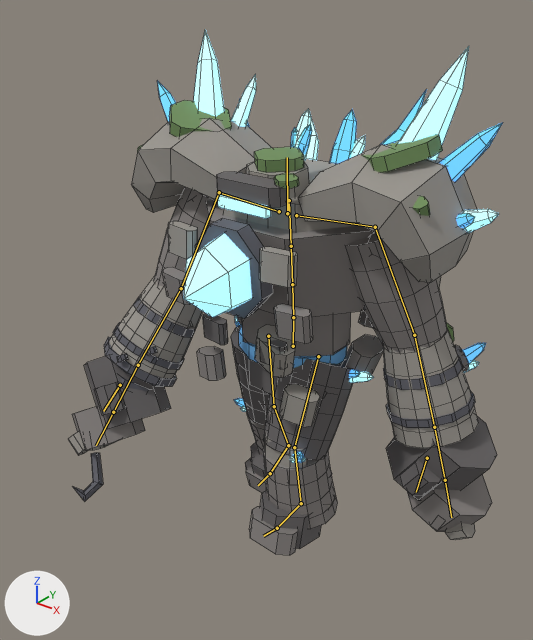
The Blender file art/champions/bastion/bastion.blend: old version first, new version second.
Before and after are seen from a 50 mm lens placed at (1.94, -2.64, 2.67), pointed at (-0.04, -0.16, 1.13). Arrows for +X, +Y and +Z are at lower left; the lights stay in place. The first picture is the older version. Both versions are drawn at frame 28 of the action 'walk'; the numbers are the values there. The bones that bend it are drawn over the model as lines. Mesh edges are drawn as thin lines.

Names of what the first picture shows: 'bastion.001'.
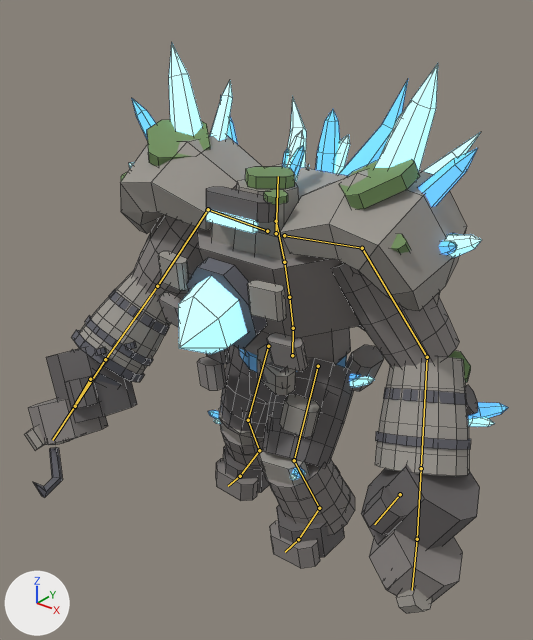
Patch to the scene script:
```diff
--- a/art/champions/bastion/bastion.blend.py
+++ b/art/champions/bastion/bastion.blend.py
@@ bone_pelvis @@
 bone_pelvis = bpy.data.objects['bastion'].pose.bones['pelvis']  # child of 'root'
-bone_pelvis.location = (0.0, 0.0, 0.0)
+bone_pelvis.location = (0.0, -0.056, 0.0)
@@ bone_spine_01 @@
 bone_spine_01 = bpy.data.objects['bastion'].pose.bones['spine_01']  # child of 'pelvis'
-bone_spine_01.rotation_quaternion = (1.0, 0.026, 0.009, 0.0)  # degrees (3, 1, 0)
+bone_spine_01.rotation_quaternion = (0.996, 0.087, 0.014, -0.001)  # degrees (10, 2, 0)
@@ bone_spine_02 @@
 bone_spine_02 = bpy.data.objects['bastion'].pose.bones['spine_02']  # child of 'spine_01'
-bone_spine_02.rotation_quaternion = (1.0, 0.017, 0.026, 0.0)  # degrees (2, 3, 0)
+bone_spine_02.rotation_quaternion = (1.0, 0.026, 0.012, 0.0)  # degrees (3, 1, 0)
@@ bone_chest @@
 bone_chest = bpy.data.objects['bastion'].pose.bones['chest']  # child of 'spine_02'
-bone_chest.rotation_quaternion = (1.0, 0.0, 0.0, 0.0)  # degrees (0, 0, 0)
+bone_chest.rotation_quaternion = (0.999, 0.035, 0.0, 0.0)  # degrees (4, 0, 0)
@@ bone_head @@
 bone_head = bpy.data.objects['bastion'].pose.bones['head']  # child of 'neck'
-bone_head.rotation_quaternion = (1.0, -0.026, 0.0, 0.0)  # degrees (-3, 0, 0)
+bone_head.rotation_quaternion = (0.985, -0.174, 0.0, 0.0)  # degrees (-20, 0, 0)
@@ bone_upperarm_l @@
 bone_upperarm_l = bpy.data.objects['bastion'].pose.bones['upperarm_l']  # child of 'clavicle_l'
-bone_upperarm_l.rotation_quaternion = (0.962, -0.062, 0.0, -0.266)  # degrees (-7, -2, -31)
+bone_upperarm_l.rotation_quaternion = (0.989, 0.064, 0.0, -0.136)  # degrees (7, 1, -16)
@@ bone_forearm_l @@
 bone_forearm_l = bpy.data.objects['bastion'].pose.bones['forearm_l']  # child of 'upperarm_l'
-bone_forearm_l.rotation_quaternion = (1.0, 0.019, 0.0, -0.015)  # degrees (2, 0, -2)
+bone_forearm_l.rotation_quaternion = (0.965, 0.25, 0.0, -0.083)  # degrees (29, 2, -9)
@@ bone_upperarm_r @@
 bone_upperarm_r = bpy.data.objects['bastion'].pose.bones['upperarm_r']  # child of 'clavicle_r'
-bone_upperarm_r.rotation_quaternion = (0.951, 0.179, 0.0, 0.251)  # degrees (20, -5, 29)
+bone_upperarm_r.rotation_quaternion = (0.972, 0.214, 0.0, 0.1)  # degrees (25, -2, 11)
@@ bone_forearm_r @@
 bone_forearm_r = bpy.data.objects['bastion'].pose.bones['forearm_r']  # child of 'upperarm_r'
-bone_forearm_r.rotation_quaternion = (0.998, 0.056, 0.0, -0.007)  # degrees (6, 0, -1)
+bone_forearm_r.rotation_quaternion = (0.975, 0.216, 0.0, 0.054)  # degrees (25, -1, 6)
@@ bone_thigh_l @@
 bone_thigh_l = bpy.data.objects['bastion'].pose.bones['thigh_l']  # child of 'pelvis'
-bone_thigh_l.rotation_quaternion = (0.982, 0.191, -0.004, 0.0)  # degrees (22, 0, 0)
+bone_thigh_l.rotation_quaternion = (0.945, 0.315, 0.0, 0.092)  # degrees (37, -3, 10)
@@ bone_calf_l @@
 bone_calf_l = bpy.data.objects['bastion'].pose.bones['calf_l']  # child of 'thigh_l'
-bone_calf_l.rotation_quaternion = (0.982, -0.191, 0.004, 0.0)  # degrees (-22, 0, 0)
+bone_calf_l.rotation_quaternion = (0.901, -0.434, 0.0, -0.005)  # degrees (-51, 0, 0)
@@ bone_foot_l @@
 bone_foot_l = bpy.data.objects['bastion'].pose.bones['foot_l']  # child of 'calf_l'
-bone_foot_l.rotation_quaternion = (0.996, 0.087, 0.0, 0.0)  # degrees (10, 0, 0)
+bone_foot_l.rotation_quaternion = (0.995, 0.09, 0.0, -0.049)  # degrees (10, 0, -6)
@@ bone_thigh_r @@
 bone_thigh_r = bpy.data.objects['bastion'].pose.bones['thigh_r']  # child of 'pelvis'
-bone_thigh_r.rotation_quaternion = (0.996, -0.087, -0.002, 0.0)  # degrees (-10, 0, 0)
+bone_thigh_r.rotation_quaternion = (0.996, 0.058, 0.0, -0.074)  # degrees (7, 0, -9)
@@ bone_calf_r @@
 bone_calf_r = bpy.data.objects['bastion'].pose.bones['calf_r']  # child of 'thigh_r'
-bone_calf_r.rotation_quaternion = (0.999, -0.052, -0.001, 0.0)  # degrees (-6, 0, 0)
+bone_calf_r.rotation_quaternion = (0.974, -0.228, 0.0, -0.008)  # degrees (-26, 0, -1)
@@ bone_foot_r @@
 bone_foot_r = bpy.data.objects['bastion'].pose.bones['foot_r']  # child of 'calf_r'
-bone_foot_r.rotation_quaternion = (1.0, 0.017, 0.0, 0.0)  # degrees (2, 0, 0)
+bone_foot_r.rotation_quaternion = (0.986, 0.153, 0.0, 0.066)  # degrees (18, -1, 8)
```

Location of each change, (x1, y1, x2, y2) in pixels of the pictures (533 x 640 px):
'bastion.001', posed (12% wider, 8% taller): before (69, 29, 503, 555); after (24, 43, 509, 613)
bone 'pelvis', root to tip: before (293, 346) to (293, 317); after (292, 355) to (293, 328)
bone 'spine_01', root to tip: before (293, 317) to (292, 284); after (293, 328) to (289, 297)
bone 'spine_02', root to tip: before (292, 284) to (291, 246); after (289, 297) to (284, 262)
bone 'chest', root to tip: before (291, 246) to (289, 200); after (284, 262) to (276, 221)
bone 'head', root to tip: before (287, 213) to (287, 157); after (276, 233) to (278, 176)
bone 'upperarm_l', root to tip: before (375, 227) to (414, 335); after (362, 248) to (427, 357)
bone 'forearm_l', root to tip: before (414, 335) to (434, 427); after (427, 357) to (421, 468)
bone 'upperarm_r', root to tip: before (219, 192) to (181, 288); after (208, 209) to (157, 286)
bone 'forearm_r', root to tip: before (181, 288) to (138, 365); after (157, 286) to (105, 359)
bone 'thigh_l', root to tip: before (318, 356) to (294, 447); after (318, 366) to (294, 460)
bone 'calf_l', root to tip: before (294, 447) to (301, 503); after (294, 460) to (319, 508)
bone 'foot_l', root to tip: before (301, 503) to (277, 528); after (319, 508) to (298, 539)
bone 'thigh_r', root to tip: before (268, 336) to (274, 406); after (268, 346) to (248, 420)
bone 'calf_r', root to tip: before (274, 406) to (288, 445); after (248, 420) to (259, 450)
bone 'foot_r', root to tip: before (288, 445) to (270, 473); after (259, 450) to (240, 476)
